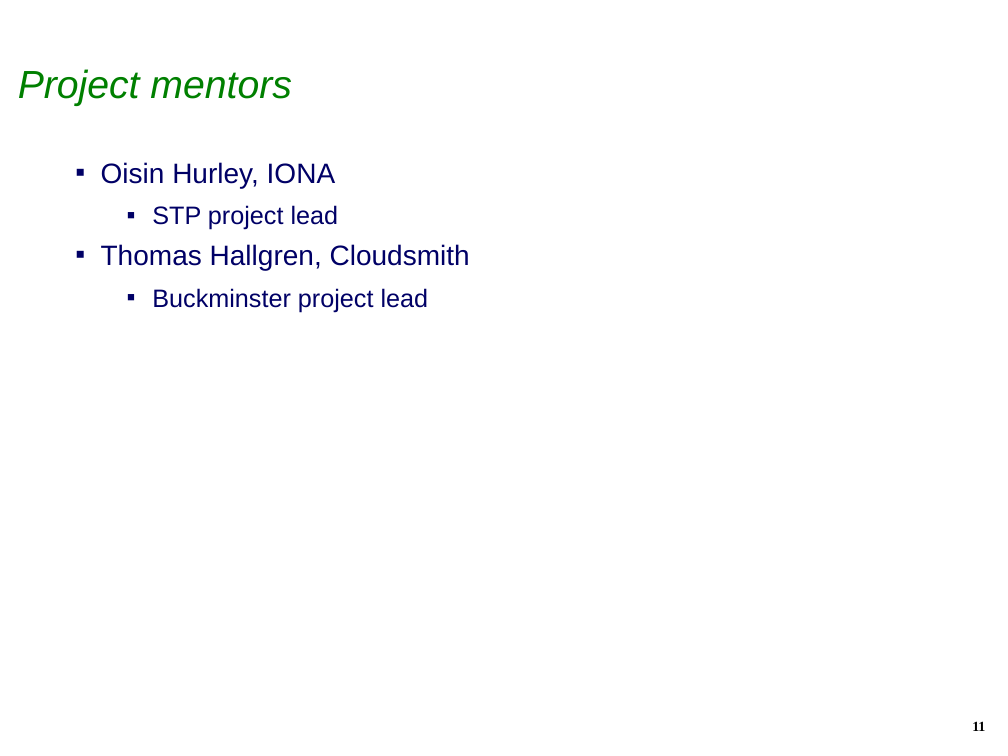
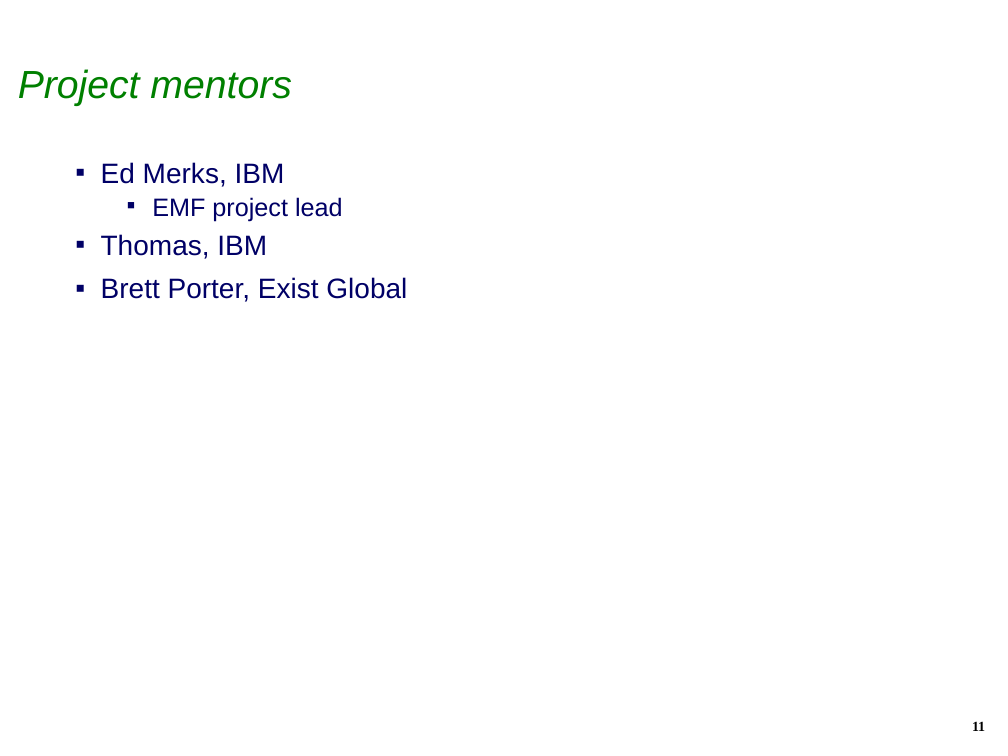
Before and after one commit to isabella232/q4e, a slide deck: slide 11 of docs/EclipseIAMCreationReview.ppt. Drawn at 1008x756 pixels with LibreOffice and Linux fonts; fonts in the diff are those of the drawing; background and template pictures are left out. Boxes give left, top, right and bottom in pixels: in the first picture for what was removed or moved away, otherwise in the second. Text is boxed around its words. In the diff, an @@ line names an element or a change of style, - is before the commit and + after.

```diff
--- a/docs/EclipseIAMCreationReview.ppt
+++ b/docs/EclipseIAMCreationReview.ppt
@@ text at box(101, 162, 407, 302): text changed @@
-▪ Oisin Hurley, IONA
-  ▪ STP project lead
-▪ Thomas Hallgren, Cloudsmith
-  ▪ Buckminster project lead
+▪ Ed Merks, IBM
+  ▪ EMF project lead
+▪ Thomas, IBM
+▪ Brett Porter, Exist Global
```
Also in this commit, not shown: 8 other slides changed.
